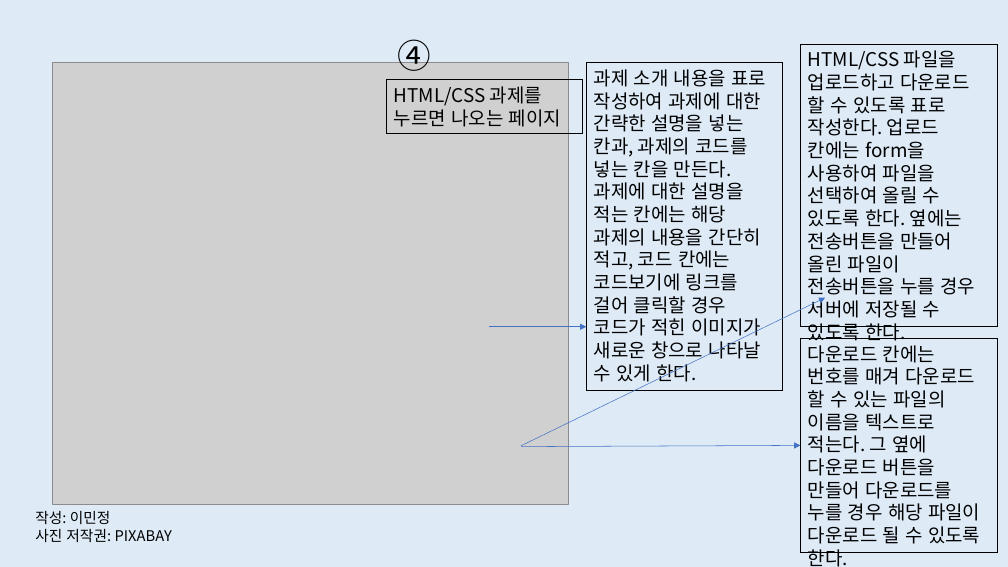
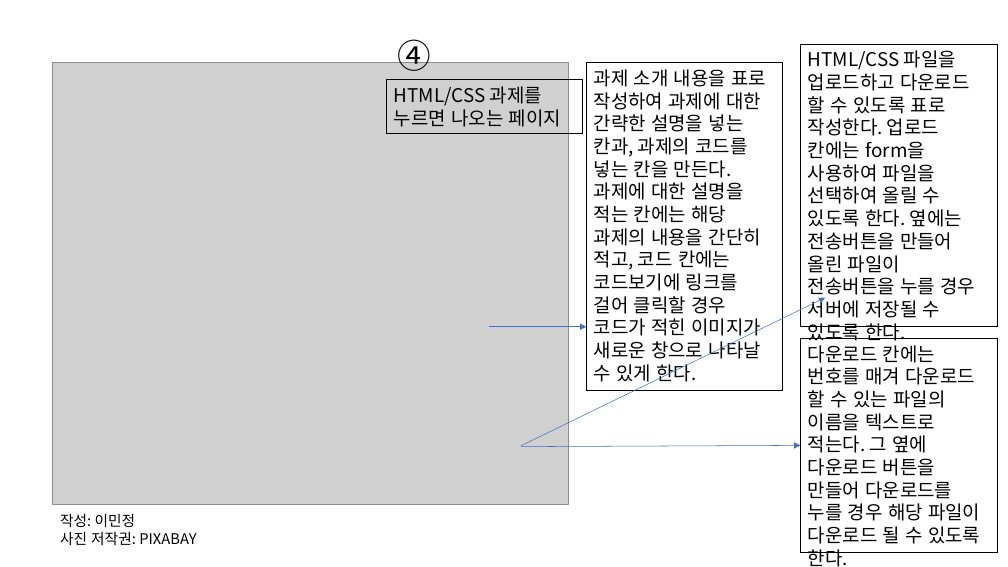
Before and after one commit to Lee-Min-Jung/-, a slide deck: slide 6 of 1911330 이민정 기획서.pptx. Drawn at 1008x567 pixels with LibreOffice and Linux fonts; fonts in the diff are those of the drawing; grey boxes stand for pictures. Boxes give left, top, right and bottom in pixels: in the first picture for what was removed or moved away, otherwise in the second. Text is boxed around its words. In the diff, an @@ line names an element or a change of style, - is before the commit and + after.

```diff
--- a/1911330 이민정 기획서.pptx
+++ b/1911330 이민정 기획서.pptx
@@ background #DEEBF7 to #FFFFFF @@
@@ text "작성: 이민정": place and size @@
-text "작성: 이민정" at [35, 511, 172, 542]
+text "작성: 이민정" at [60, 514, 196, 545]
```
Also in this commit, not shown: 5 other slides changed, 8 other files.
